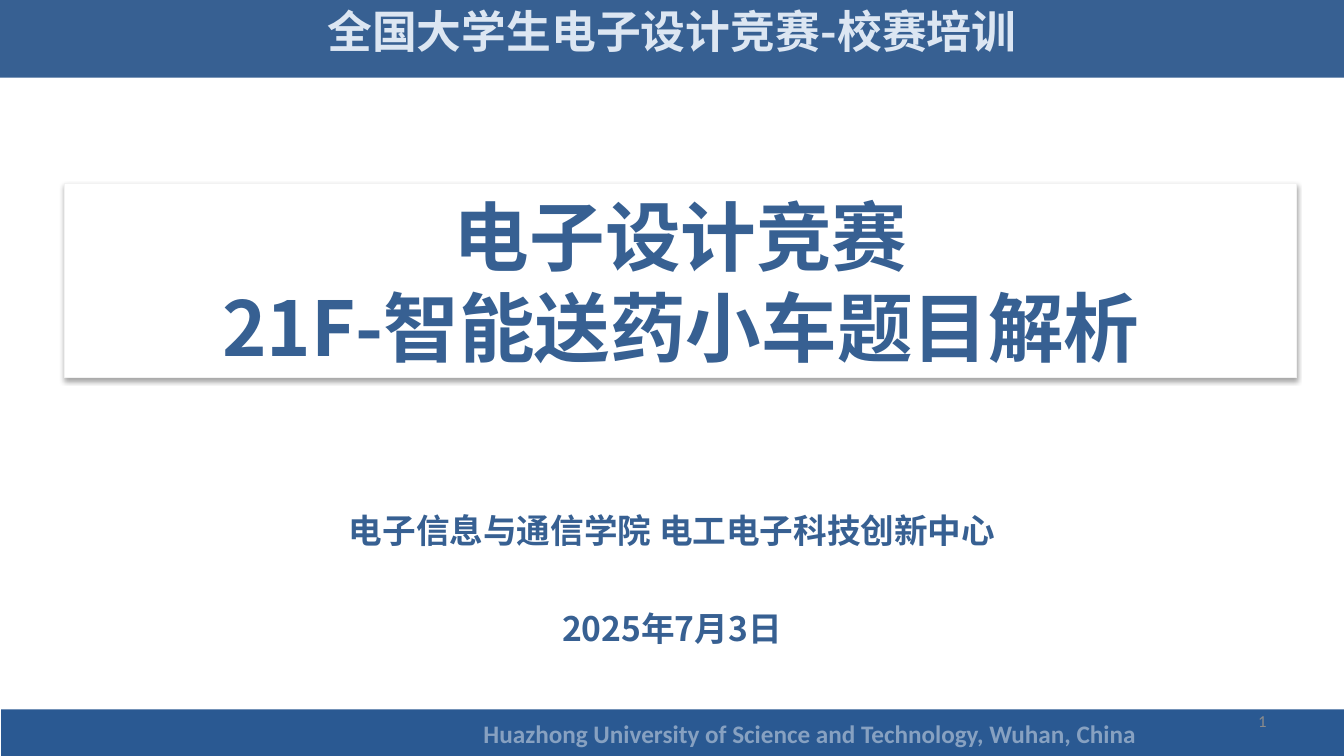
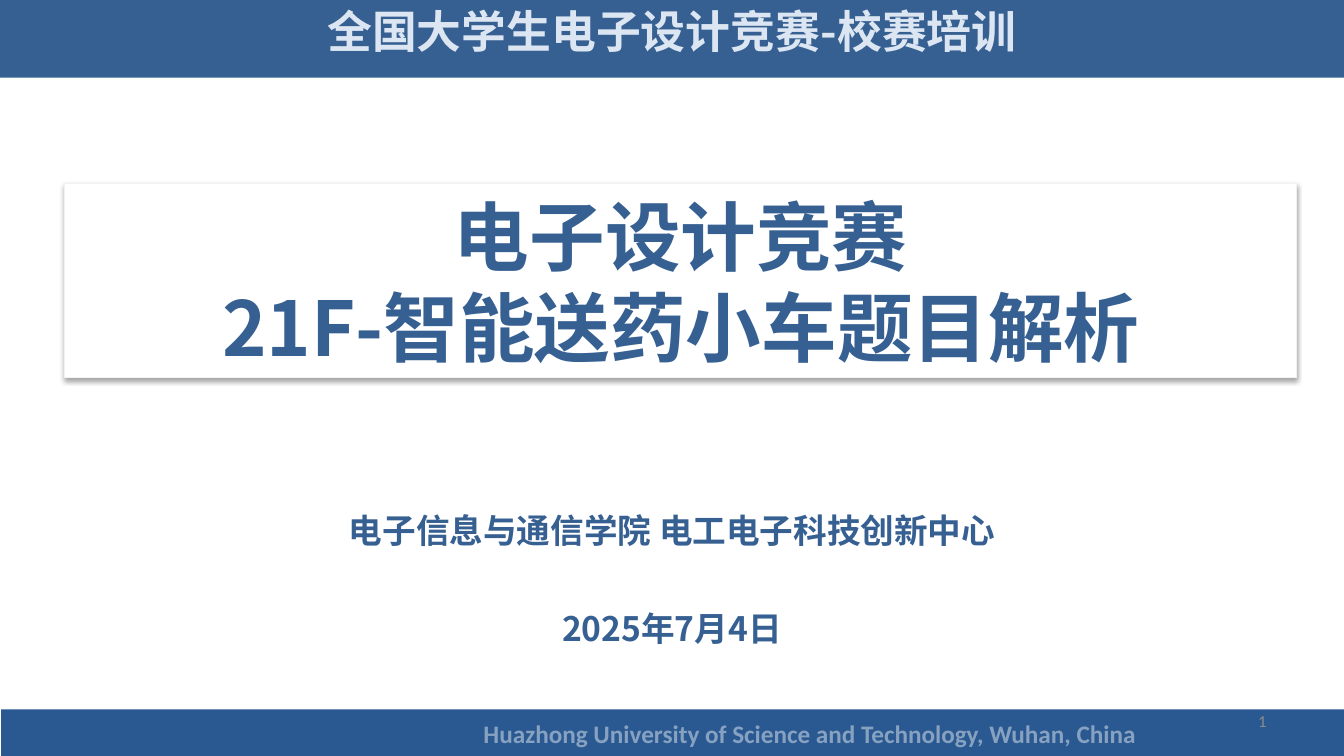
Before and after one commit to lxl-gitbub/EDC_HUST_2025, a slide deck: slide 1 of 2021F/21F智能送药小车.pptx. Drawn at 1344x756 pixels with LibreOffice and Linux fonts; fonts in the diff are those of the drawing; background and template pictures are left out. Boxes give left, top, right and bottom in pixels: in the first picture for what was removed or moved away, otherwise in the second. Text is boxed around its words. In the diff, an @@ line names an element or a change of style, - is before the commit and + after.

```diff
--- a/2021F/21F智能送药小车.pptx
+++ b/2021F/21F智能送药小车.pptx
@@ table at [243,400,1101,648] @@
-row 1, column 1: 电子信息与通信学院 电工电子科技创新中心 / 2025年7月3日
+row 1, column 1: 电子信息与通信学院 电工电子科技创新中心 / 2025年7月4日
```
Also in this commit, not shown: 1 other slide changed, 13 other files.
